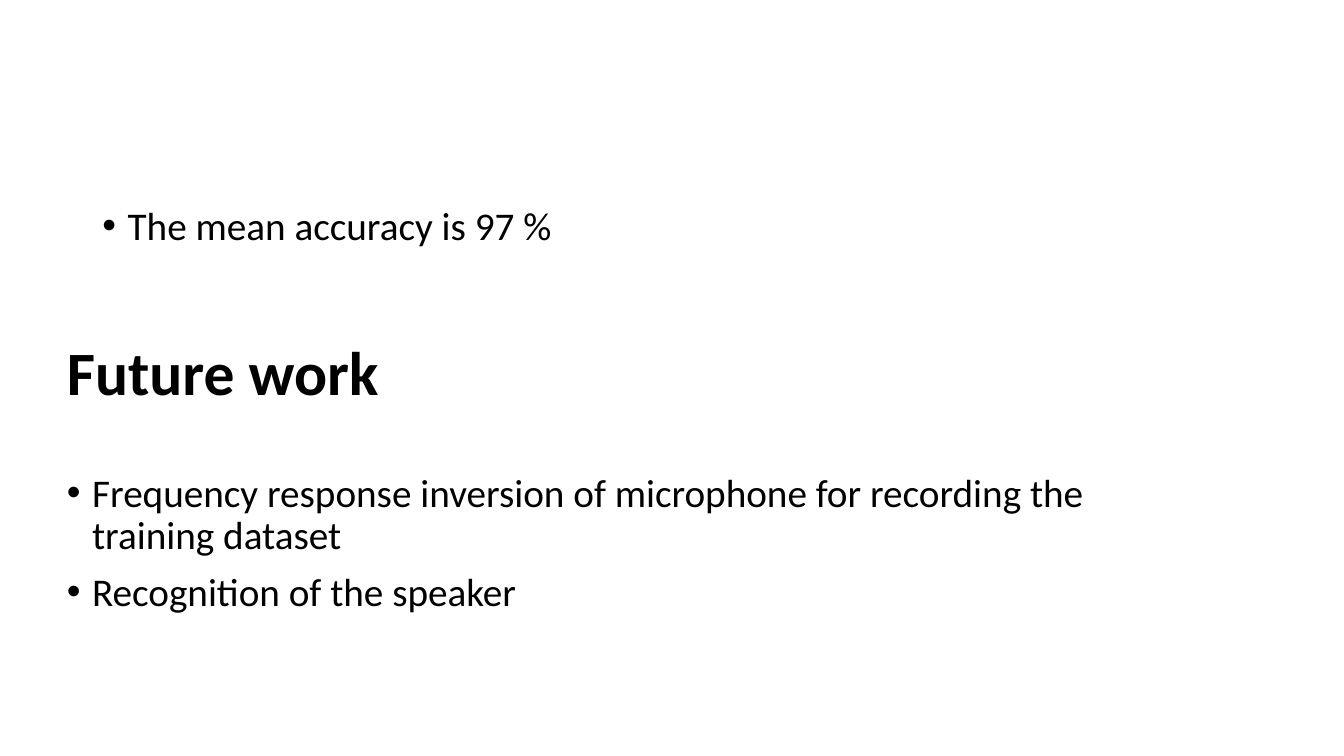
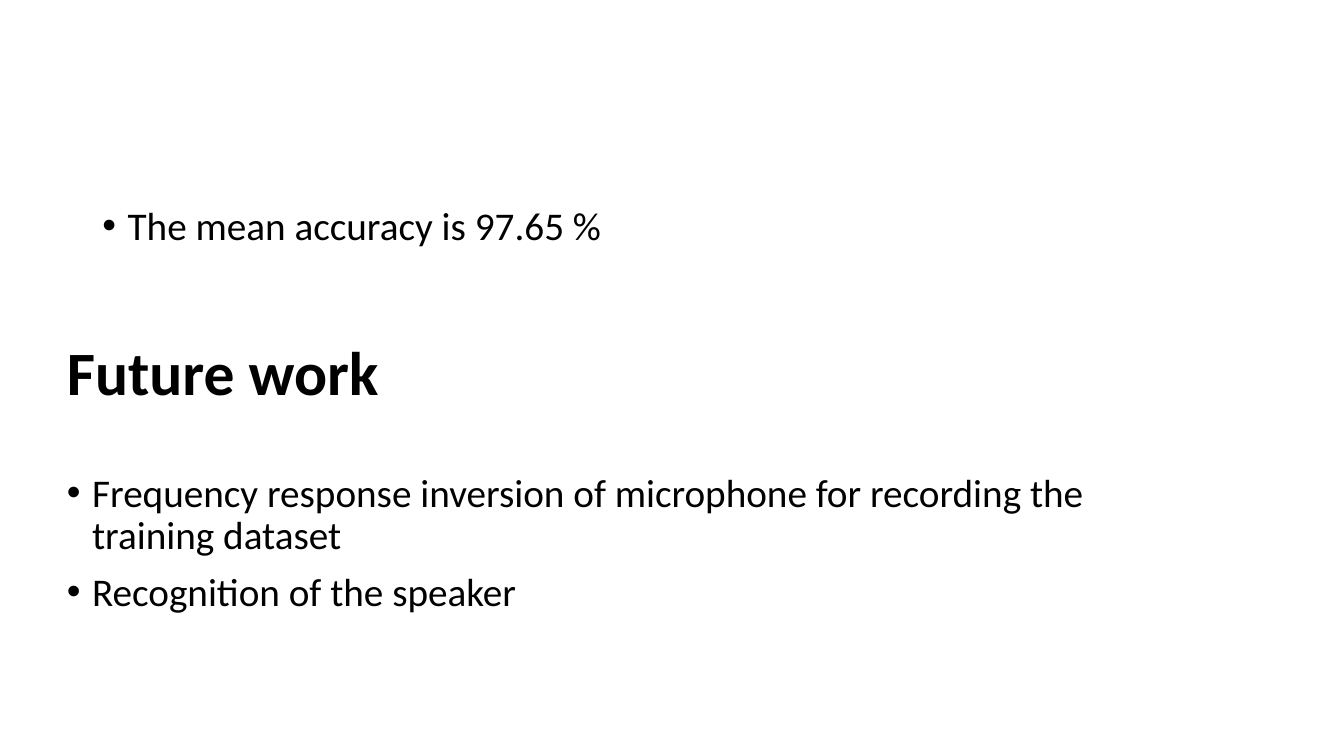
Before and after one commit to robertocosta/vcr, a slide deck: slide 8 of vcr.pptx. Drawn at 1344x756 pixels with LibreOffice and Linux fonts; fonts in the diff are those of the drawing; background and template pictures are left out. Boxes give left, top, right and bottom in pixels: in the first picture for what was removed or moved away, otherwise in the second. Text is boxed around its words. In the diff, an @@ line names an element or a change of style, - is before the commit and + after.

Commit message:
ppt

```diff
--- a/vcr.pptx
+++ b/vcr.pptx
@@ text at [128, 212, 564, 247]: text changed @@
-• The mean accuracy is 97 %
+• The mean accuracy is 97.65 %
```
Also in this commit, not shown: 1 other file.
